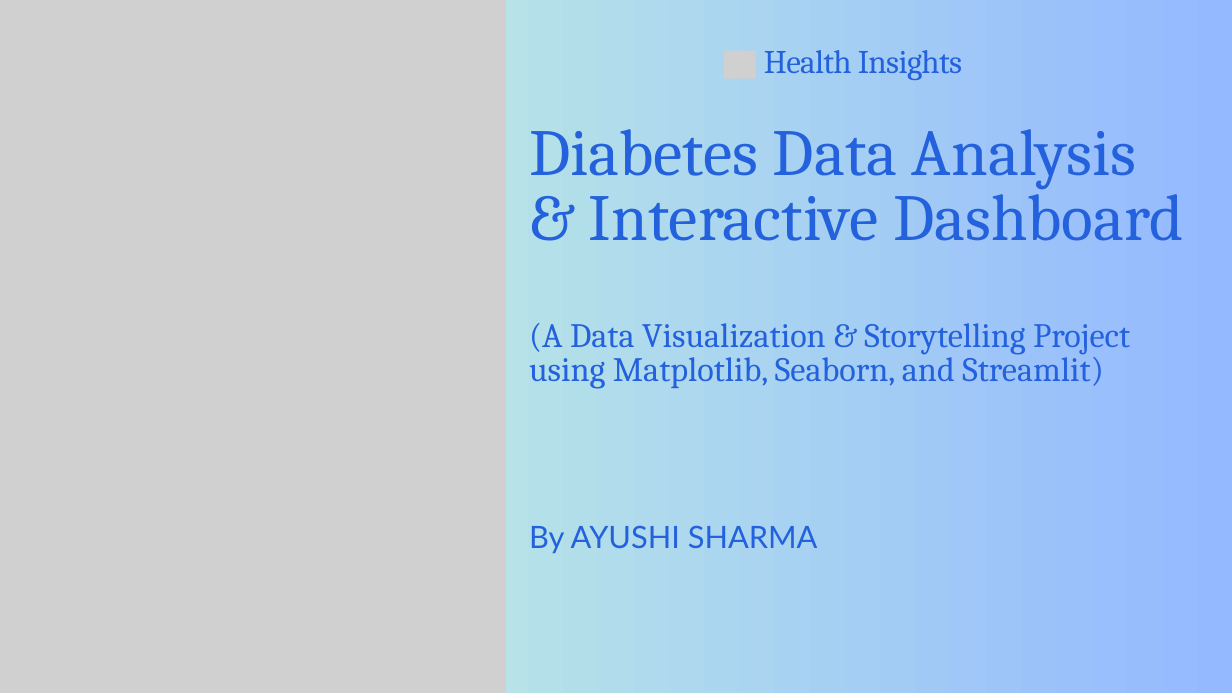
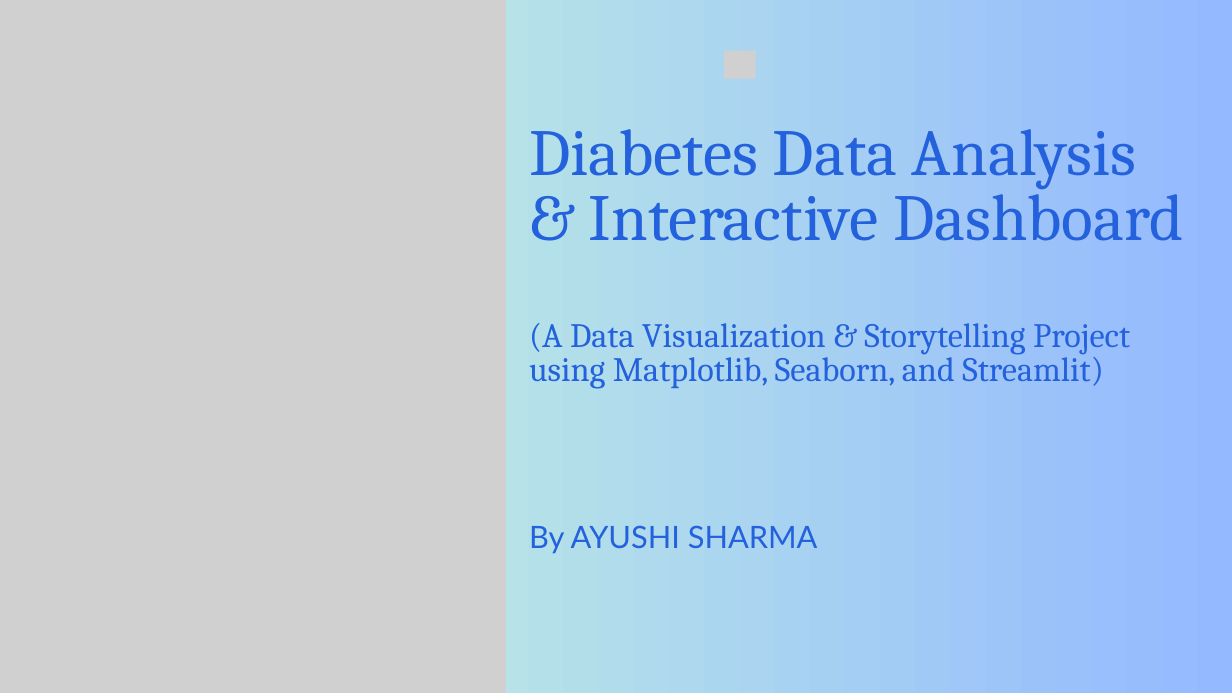
Before and after one commit to Ayushi536/DV-Assignment-01, a slide deck: slide 1 of Presentation - Diabetes Dashboard.pptx. Drawn at 1232x693 pixels with LibreOffice and Linux fonts; fonts in the diff are those of the drawing; grey boxes stand for pictures. Boxes give left, top, right and bottom in pixels: in the first picture for what was removed or moved away, otherwise in the second. Text is boxed around its words. In the diff, an @@ line names an element or a change of style, - is before the commit and + after.

```diff
--- a/Presentation - Diabetes Dashboard.pptx
+++ b/Presentation - Diabetes Dashboard.pptx
@@ text removed at box(764, 50, 962, 80) @@
-Health Insights
```
Also in this commit, not shown: 2 other files.
